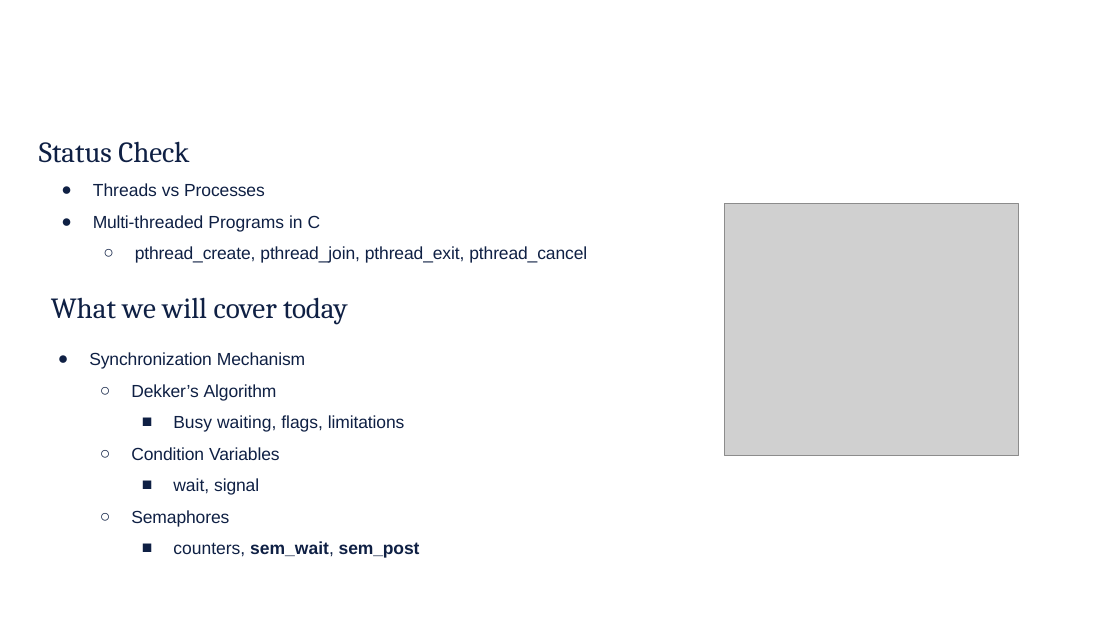
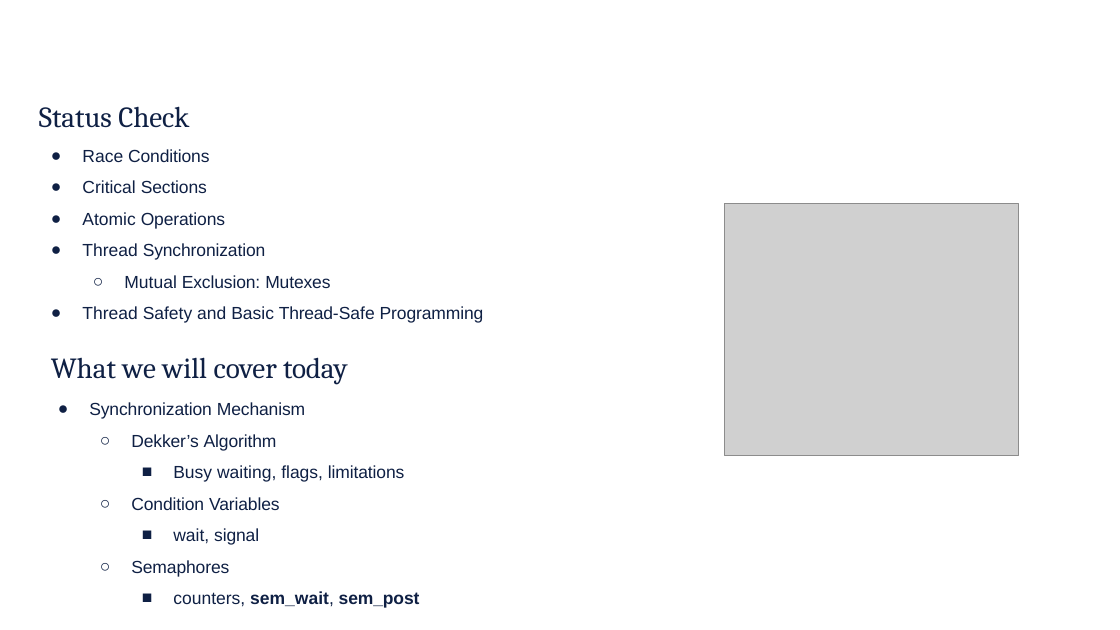
Before and after one commit to rbjohns8/CSC362-Spring-2026, a slide deck: slide 2 of Lecture Slides/19 - Thread Synchronization Mechanisms.pptx. Drawn at 1120x630 pixels with LibreOffice and Linux fonts; fonts in the diff are those of the drawing; grey boxes stand for pictures; background and template pictures are left out. Boxes give left, top, right and bottom in pixels: in the first picture for what was removed or moved away, otherwise in the second. Text is boxed around its words. In the diff, an @@ line names an element or a change of style, - is before the commit and + after.

Commit message:
Adding Lecture 20

```diff
--- a/Lecture Slides/19 - Thread Synchronization Mechanisms.pptx
+++ b/Lecture Slides/19 - Thread Synchronization Mechanisms.pptx
@@ title "Status Check": place and size @@
-title "Status Check" at (39,141,189,163)
+title "Status Check" at (39,106,189,128)
@@ text "Race Conditions": place and size @@
-text "Race Conditions" at (51,183,587,558)
+text "Race Conditions" at (51,149,484,608)
@@ text at (82,149,484,323): text changed @@
-● Threads vs Processes
-● Multi-threaded Programs in C
-  ○ pthread_create, pthread_join, pthread_exit, pthread_cancel
+● Race Conditions
+● Critical Sections
+● Atomic Operations
+● Thread Synchronization
+  ○ Mutual Exclusion: Mutexes
+● Thread Safety and Basic Thread-Safe Programming
@@ text at (89,402,305,419): less space between paragraphs @@
```
Also in this commit, not shown: 14 other slides changed, 1 other file.
